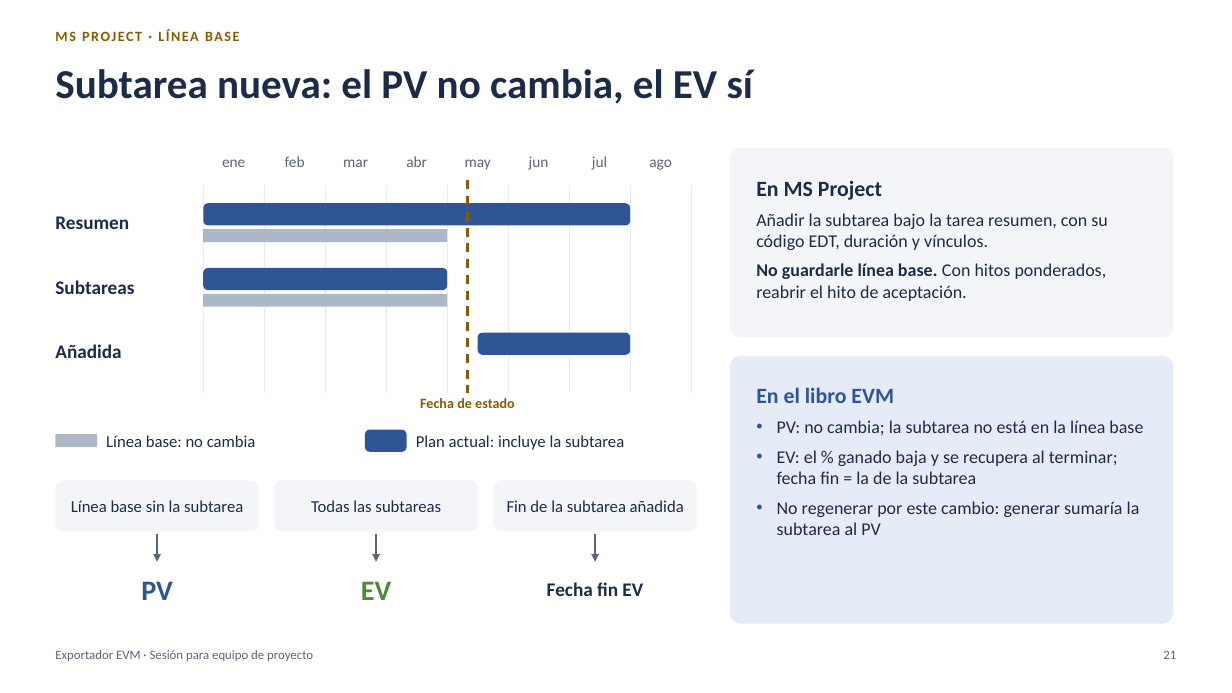
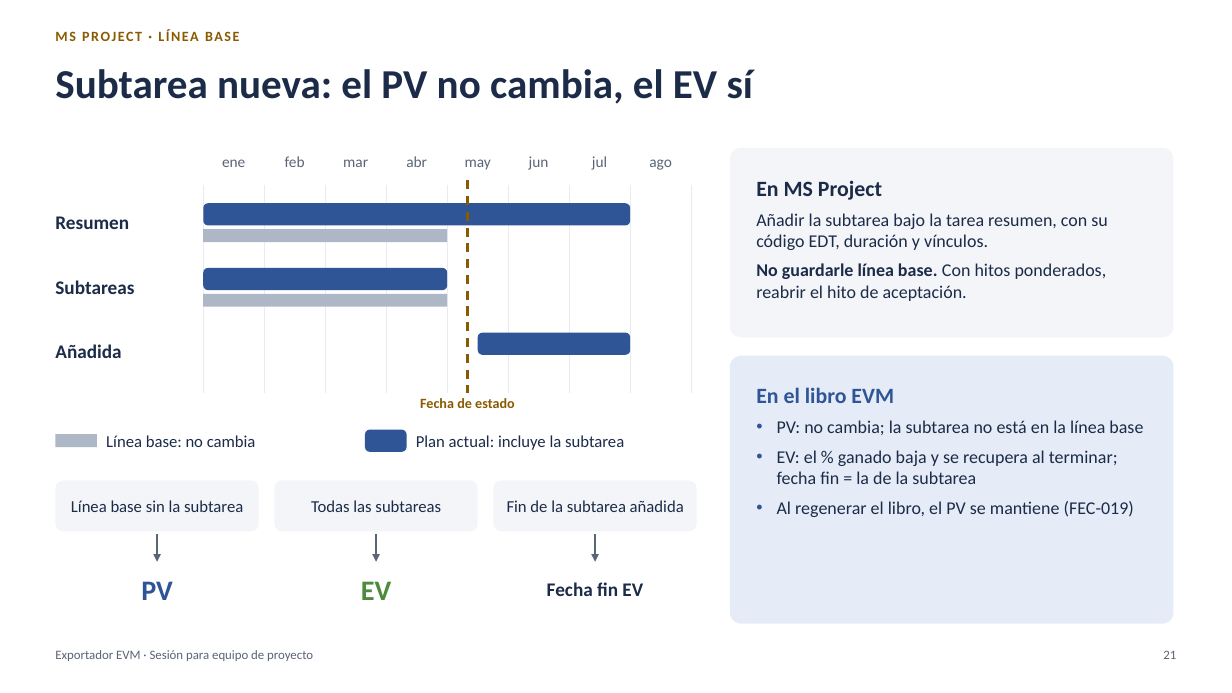
Before and after one commit to MarceloSalazar/evm-automation, a slide deck: slide 21 of docs/presentacion-jefes-de-proyecto.pptx. Drawn at 1232x693 pixels with LibreOffice and Linux fonts; fonts in the diff are those of the drawing. Boxes give left, top, right and bottom in pixels: in the first picture for what was removed or moved away, otherwise in the second. Text is boxed around its words. In the diff, an @@ line names an element or a change of style, - is before the commit and + after.

```diff
--- a/docs/presentacion-jefes-de-proyecto.pptx
+++ b/docs/presentacion-jefes-de-proyecto.pptx
@@ text in rounded rectangle at (x1=777, y1=501, x2=1134, y2=517): text changed @@
-• No regenerar por este cambio: generar sumaría la subtarea al PV
+• Al regenerar el libro, el PV se mantiene (FEC-019)
```
Also in this commit, not shown: 2 other slides changed, 17 other files.
